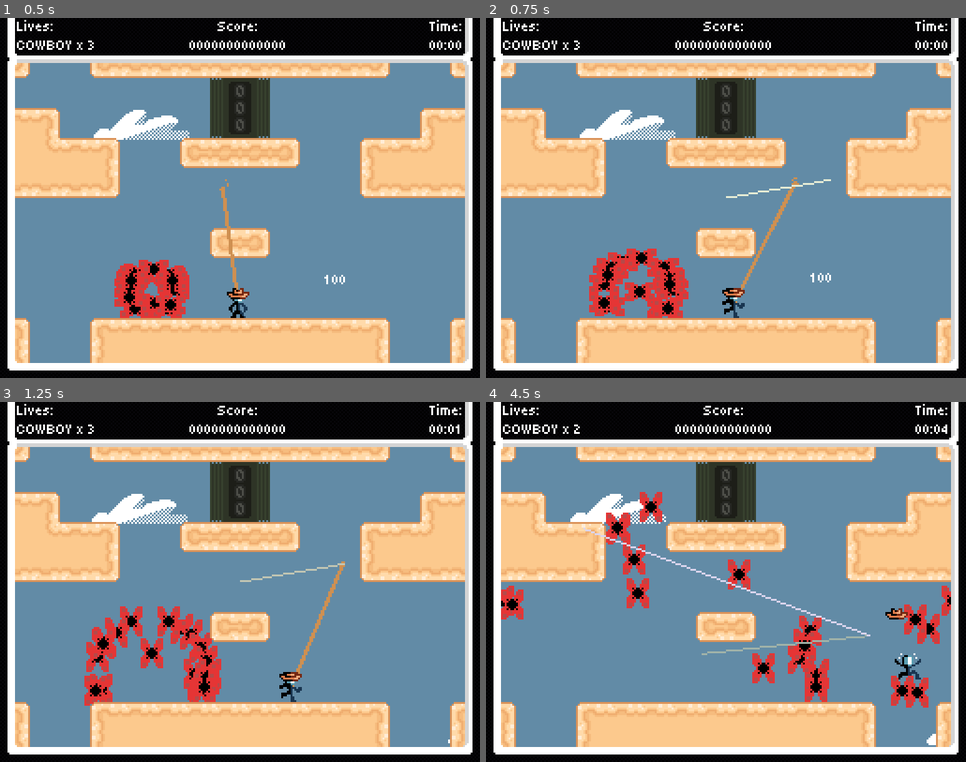
Above: before the commit, frames 1-4 (two rows, left to right).
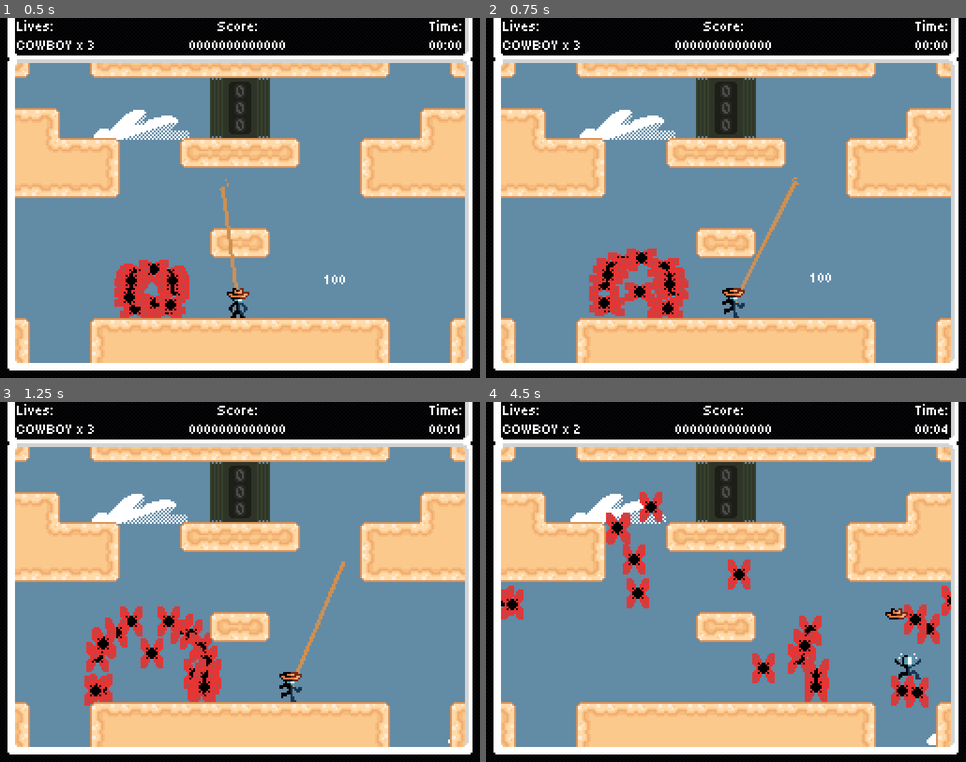
Above: after the commit, the same moments.

Repository: Jcodefox/GMTK-2025
Game: Godot game, scene res://scenes/topscenes/gameplay_topscene.tscn
Two runs of this game, one before a commit and one after it. Both use one fixed random seed, a clock stepped at 60 frames per second and the inputs below.
Inputs (mouse positions are in pixels of both pictures, inside the frame that each line leads up to):
- Up to frame 1 (0.5 s): no input
- Up to frame 2 (0.75 s): move the mouse to (831, 180) at 0.52 s; hold D (move_right) from 0.53 s (still down)
- Up to frame 3 (1.25 s): keep holding D (move_right); tap Space (move_jump) at 0.77 s
- Up to frame 4 (4.5 s): move the mouse to (630, 600) at 1.27 s; tap Space (move_jump) at 1.52, 3.02, 3.77 s; move the mouse to (774, 502) at 2.02 s; release D (move_right) at 2.03 s; hold A (move_left) 2.03-2.78 s; move the mouse to (702, 654) at 2.77 s; hold D (move_right) 2.78-4.28 s; move the mouse to (870, 636) at 3.52 s; move the mouse to (582, 528) at 4.27 s; hold A (move_left) from 4.28 s (still down)

Frame 1 is identical in both runs. In frame 2, 0.1% of the frame differs, in the area x 50-72%, y 44-50%; in frame 3, 0.1%; in frame 4, 0.5%, in the area x 20-81%, y 34-71%.

Commit message:
Modified lasso line

Diff:
--- a/scripts/prefabs/lasso_v2.gd
+++ b/scripts/prefabs/lasso_v2.gd
@@ -1,7 +1,7 @@
 extends Line2D
 
-@export var max_line_distance: float = 400
-@export var max_line_age: float = 1.0
+@export var max_line_distance: float = 80
+@export var max_line_age: float = 0.1
 
 @export var max_mouse_angle_amount: float = 400
 @export var max_mouse_angle_age: float = 1.0
@@ -59,7 +59,7 @@
 		mouse_angle_time.remove_at(0)
 
 	for i in mouse_angle_time.size():
-		if (cumulative_delta - mouse_angle_time[i]) > max_line_age:
+		if (cumulative_delta - mouse_angle_time[i]) > max_mouse_angle_age:
 			all_mouse_angles.remove_at(0)
 			mouse_angle_time.remove_at(0)
 		else:
Not shown: 1 places in scenes/prefabs/hud.tscn that only renumber resources
Not shown: 1 places in scenes/topscenes/gameplay_topscene.tscn that only renumber resources
